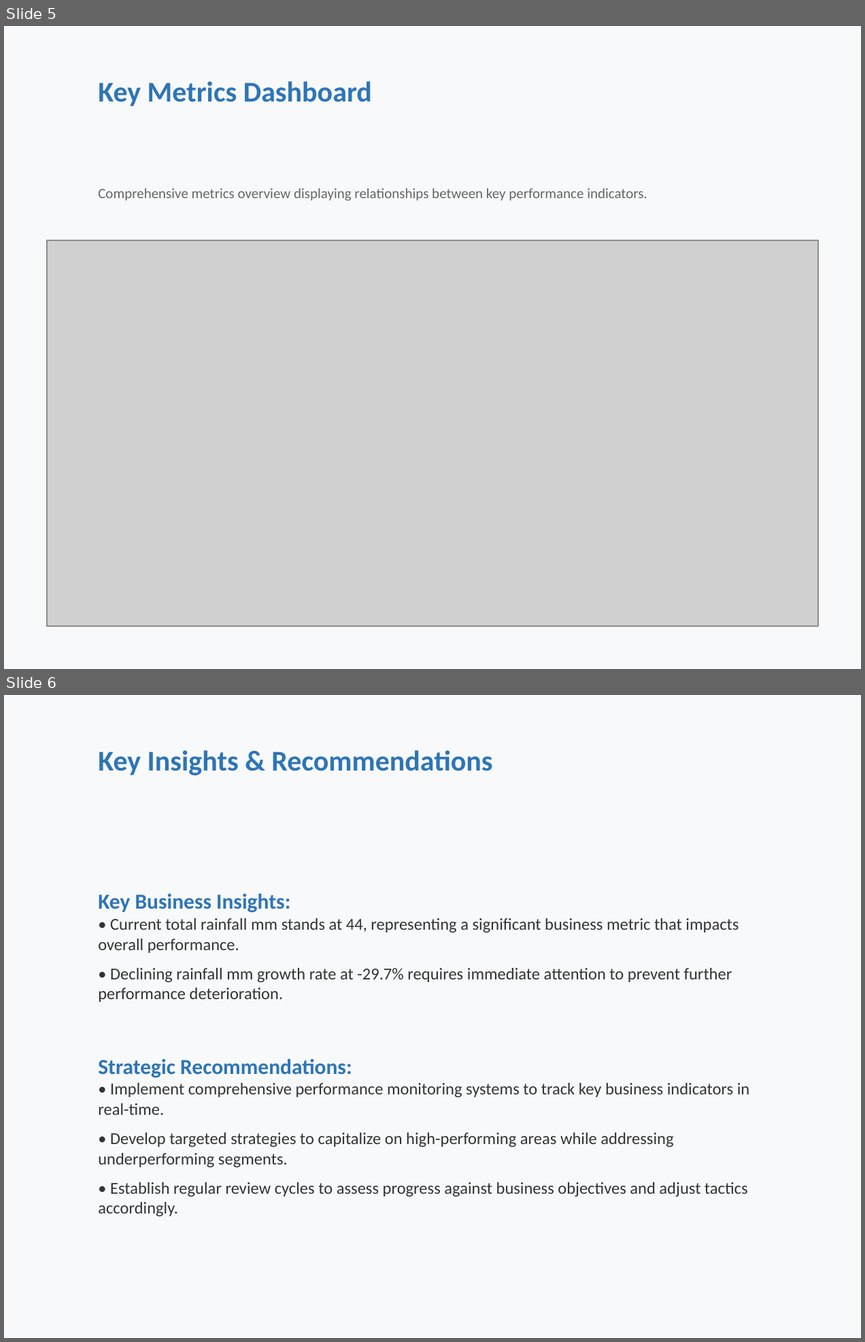
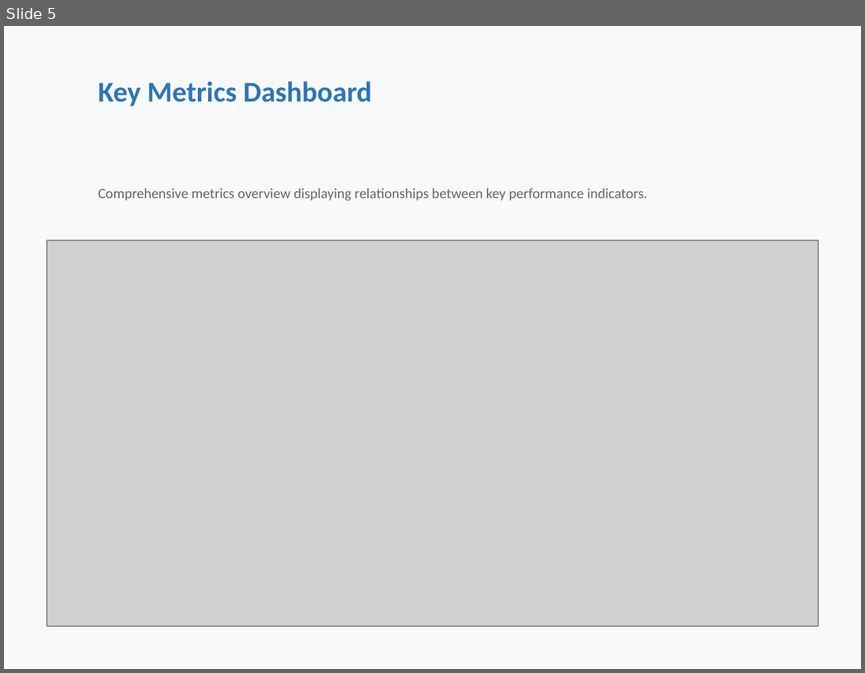
Before and after one commit to Hemanth94780/GTHackathon, a slide deck: output/automated_report.pptx. Shown one above the other, each under a label of ours: slides 5 and 6 before the commit, slide 5 after it. The pictures are 865x1342 and 865x673 pixels, drawn with LibreOffice and Linux fonts; fonts in the diff are those of the drawing; grey boxes stand for pictures. Boxes give left, top, right and bottom in pixels: in the first picture for what was removed or moved away, otherwise in the second. Text is boxed around its words. In the diff, an @@ line names an element or a change of style, - is before the commit and + after.

```diff
--- a/output/automated_report.pptx
+++ b/output/automated_report.pptx
@@ slide 6 removed at (x1=4, y1=695, x2=861, y2=1338), background #F8F9FA @@
@@ text removed at (x1=98, y1=750, x2=492, y2=775) @@
-Key Insights & Recommendations
@@ text removed at (x1=98, y1=894, x2=749, y2=1217) @@
-Key Business Insights:
-• Current total rainfall mm stands at 44, representing a significant business metric that impacts overall performance.
-• Declining rainfall mm growth rate at -29.7% requires immediate attention to prevent further performance deterioration.
-Strategic Recommendations:
-• Implement comprehensive performance monitoring systems to track key business indicators in real-time.
-• Develop targeted strategies to capitalize on high-performing areas while addressing underperforming segments.
-• Establish regular review cycles to assess progress against business objectives and adjust tactics accordingly.
```
Also in this commit, not shown: 2 slides changed, 4 slides added, 2 other slides removed, 32 other files.
